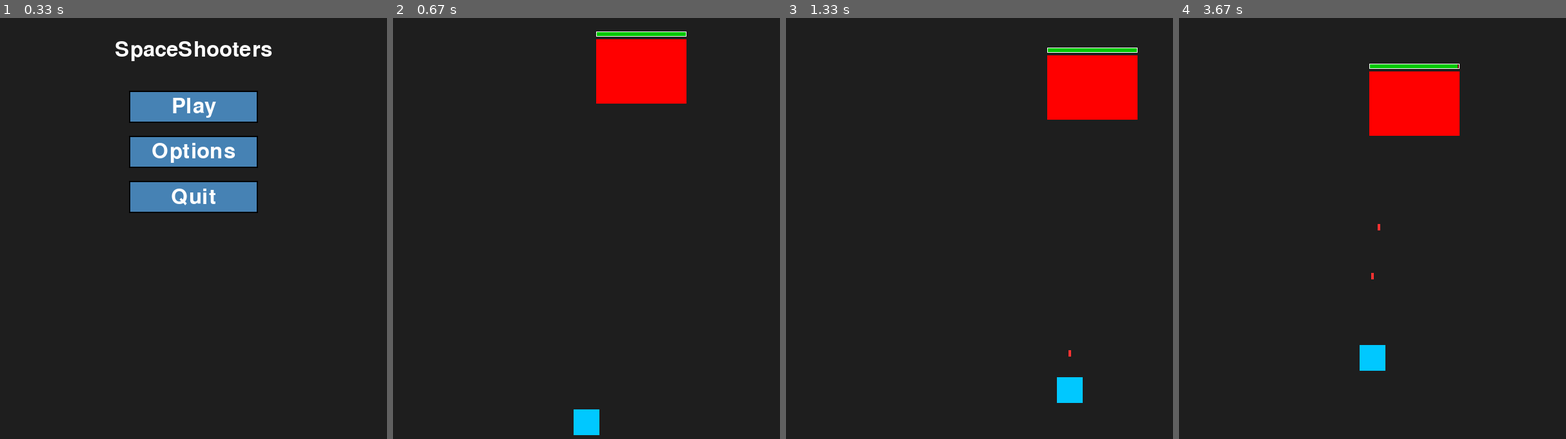
Above: before the commit, frames 1-4 (left to right).
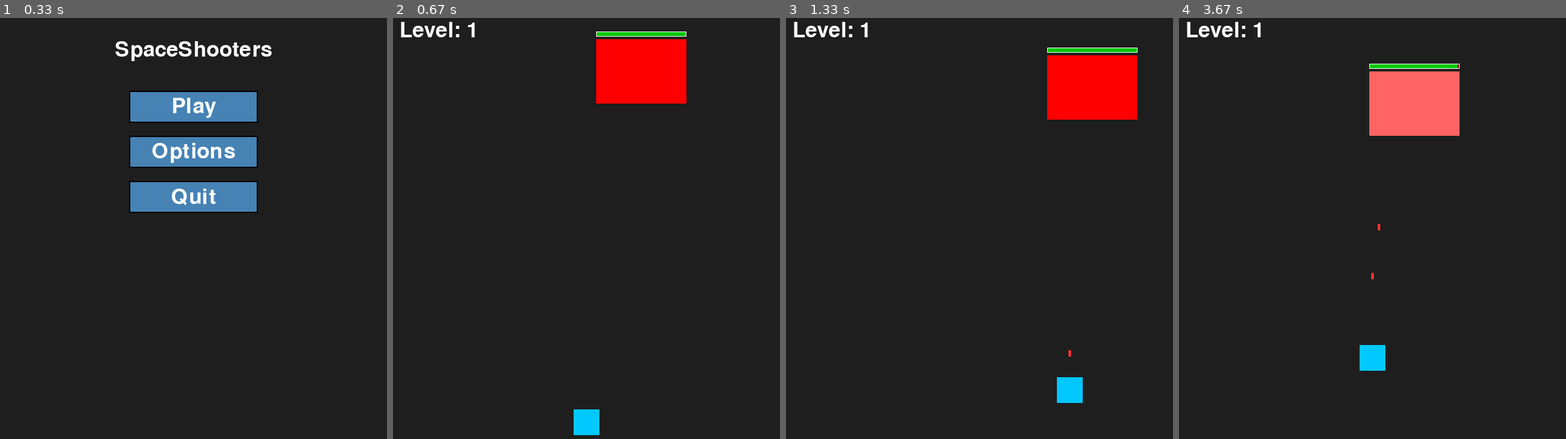
Above: after the commit, the same moments.

Repository: linusangelo09-spec/Pygame
Game: pygame game, started from vetikke.py
Two runs of this game, one before a commit and one after it. Both use one fixed random seed, a clock stepped at 60 frames per second and the inputs below.
Inputs (mouse positions are in pixels of both pictures, inside the frame that each line leads up to):
- Up to frame 1 (0.33 s): no input
- Up to frame 2 (0.67 s): click "Play" at 0.38 s
- Up to frame 3 (1.33 s): hold Right 0.67-1.13 s; move the mouse to (964, 295) at 0.7 s; hold Up from 1.17 s (still down); tap Space at 1.23 s
- Up to frame 4 (3.67 s): release Up at 1.47 s; hold Right 1.5-1.97 s; tap Space at 1.57, 1.87, 2.07, 2.37, 2.63, 2.97, 3.27, 3.4 s; hold Left 2-2.53 s; hold Down 2.57-2.87 s; hold Left 2.9-3.3 s; hold Up from 3.33 s (still down)

Frame 1 is identical in both runs. In frame 2, 0.3% of the frame differs, in the area x 2-22%, y 0-5%; in frame 3, 0.3%; in frame 4, 3.9%, in the area x 2-73%, y 0-28%.

Commit message:
added feature that makes the boss change color for a short period after getting hit, which indicates getting hit.
Co-authored-by: Copilot <copilot@github.com>

Diff:
--- a/vetikke.py
+++ b/vetikke.py
@@ -96,6 +96,8 @@
 boss_maxhealth = 67
 bosses = []
 boss_drop = 25
+boss_color = (255, 0, 0)
+boss_hit_timer = 0
 
 
 
@@ -129,7 +131,7 @@
         boss_x = (Width - bosses_width) // 2
         boss_y = y_padding
         bosses.clear()
-        bosses.append([boss_x, boss_y, boss_health])
+        bosses.append([boss_x, boss_y, boss_health, 0])
         return
 
     for row in range(rows):
@@ -174,7 +176,7 @@
         for col in range(cols):
             boss_x = x_padding + col * x_spacing
             boss_y = y_padding + row * y_spacing
-            bosses.append([boss_x, boss_y, boss_health])
+            bosses.append([boss_x, boss_y, boss_health, 0])
 
 # Game loop
 while True:
@@ -275,6 +277,7 @@
                 boss_rect = pygame.Rect(boss[0], boss[1], bosses_width, bosses_height)
                 if boss[2] > 0 and bullet_rect.colliderect(boss_rect):
                     boss[2] -= bullet_damage
+                    boss[3] = 8
                     if boss[2] <= 0:
                         bosses.remove(boss)
                         boss_speed *= 1.02  # Increase speed slightly when boss dies
@@ -347,6 +350,11 @@
             level += 1
             bullets.clear()
             spawnEnemy()
+
+        # Update boss hit timers
+        for boss in bosses:
+            if boss[3] > 0:
+                boss[3] -= 1
 
         # Key presses
         keys = pygame.key.get_pressed()
@@ -397,8 +405,12 @@
             for special_enemy in special_enemies:
                 pygame.draw.rect(screen, (255, 0, 0), (special_enemy[0], special_enemy[1], special_enemies_width, special_enemies_height))
             for boss in bosses:
-                pygame.draw.rect(screen, (255, 0, 0), (boss[0], boss[1], bosses_width, bosses_height))
+                current_color = (255, 100, 100) if boss[3] > 0 else (255, 0, 0)
+                pygame.draw.rect(screen, current_color, (boss[0], boss[1], bosses_width, bosses_height))
                 draw_boss_health_bar(boss, screen)
+
+            level_text = font.render("Level: " + str(level), True, (255, 255, 255))
+            screen.blit(level_text, (10, 10))
 
             pygame.draw.rect(screen, (0, 200, 255), (player_x, player_y, player_size, player_size))
 
